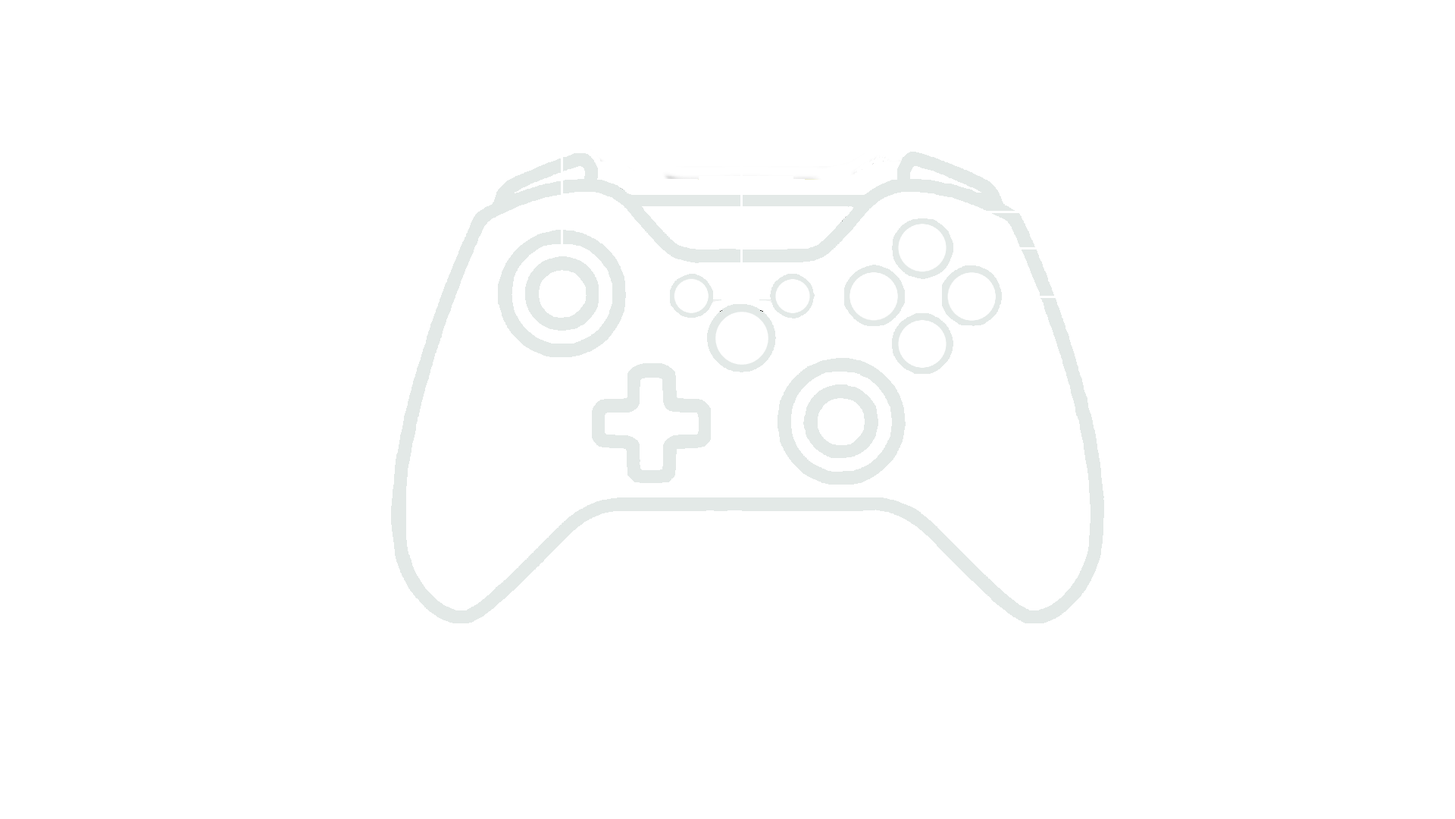
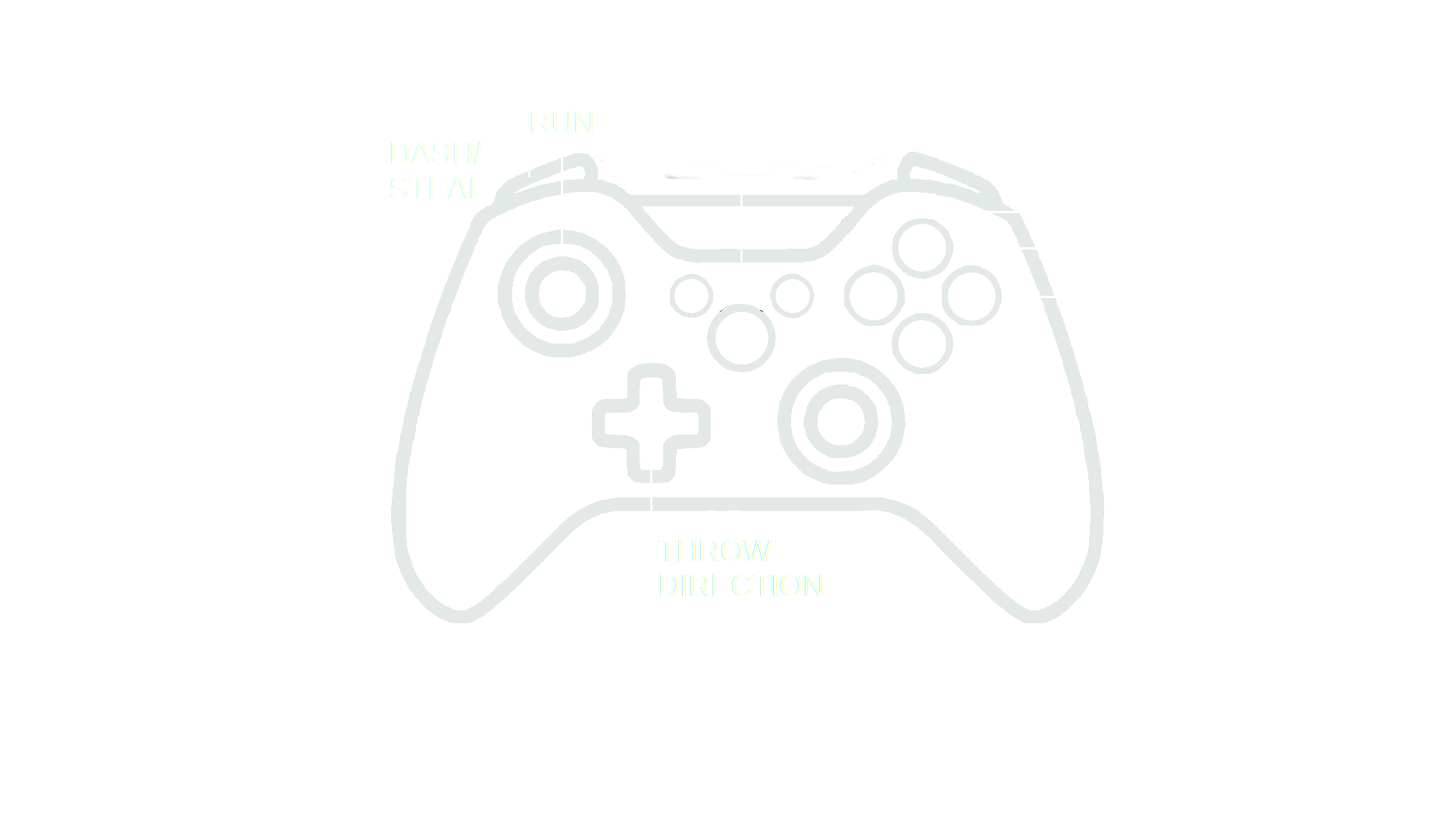
Layered file, before and after one edit (w=1455, h=819). Changes by layer:
added layer "THROW ... #1" above "THROW ..." over 657, 539, 823, 596
added layer "THROW ..." above "JUMP" over 657, 539, 823, 596
added layer "RUN" above "DASH/ ..." over 531, 111, 593, 133
renamed "RUN" to "DASH/ ...", painted on it over 389, 114, 593, 199
painted on "beschriftung" over 528, 170, 653, 511
painted on "controller.png" over 650, 299, 772, 561
